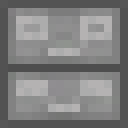
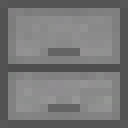
Comparing the layer stacks of the two 128x128 images. Changes:
removed layer "Pasted Layer" over [16, 8, 112, 120]
painted on "Background" over [16, 8, 112, 120]
